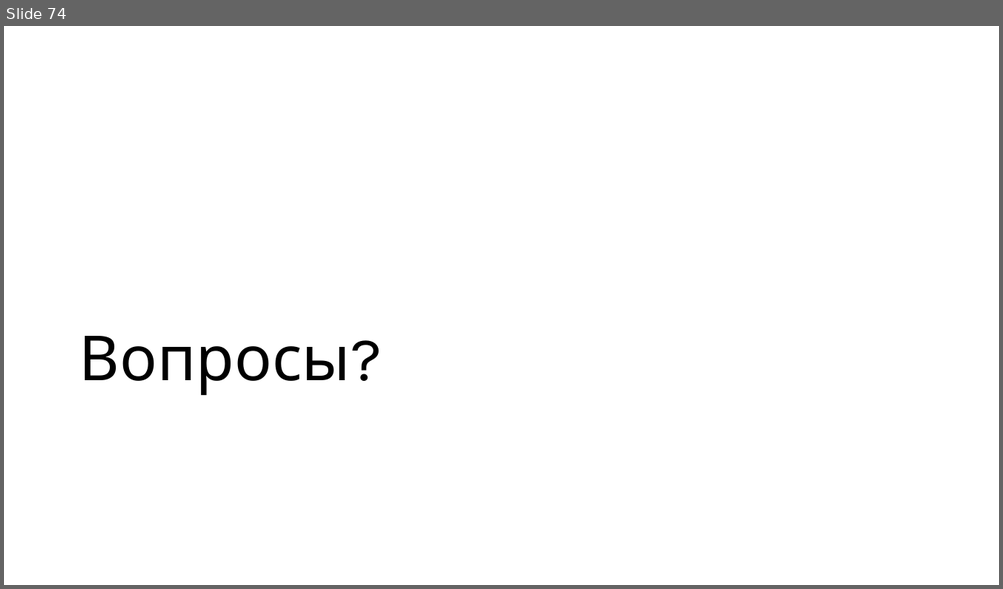
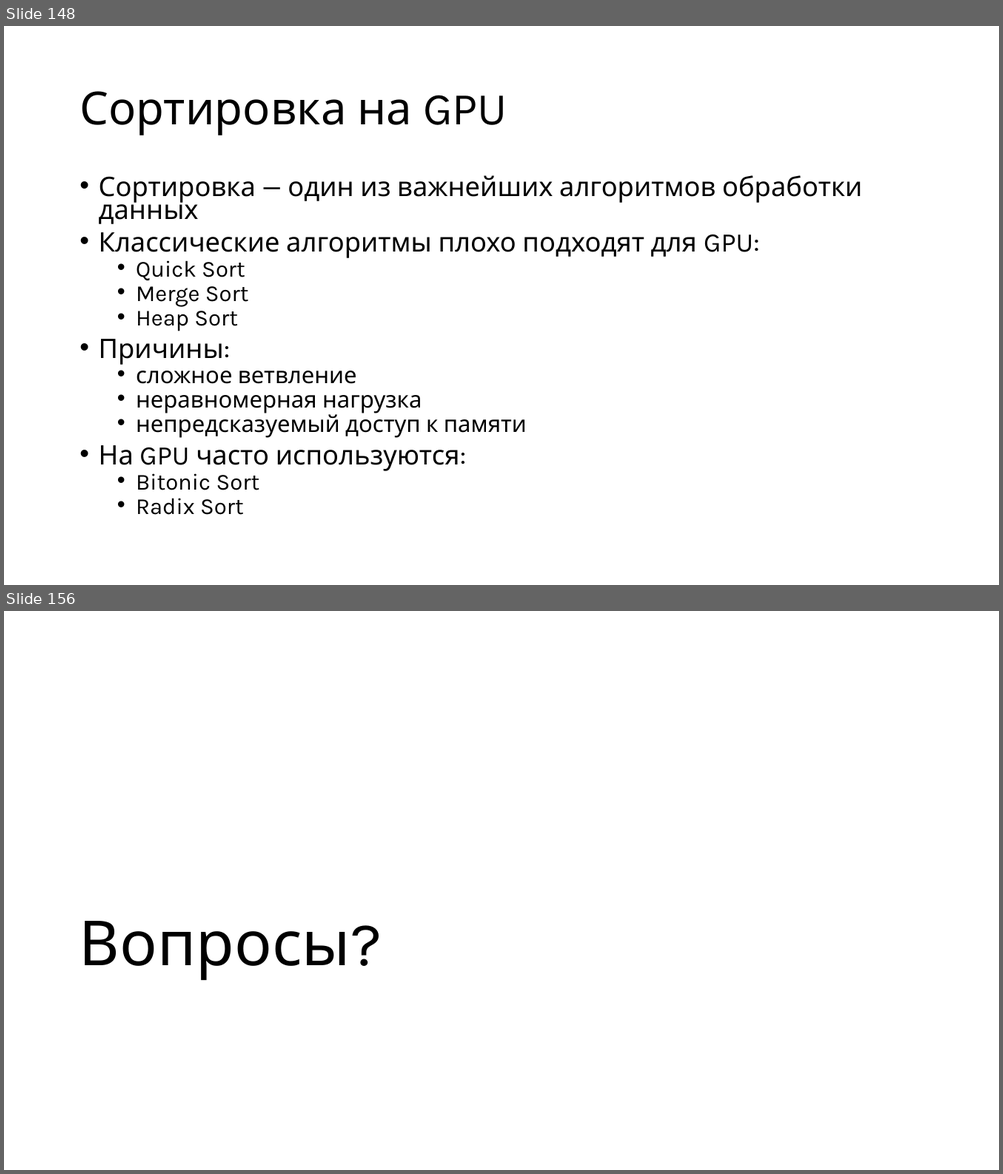
Before and after one commit to alexey-malov/pc, a slide deck: lectures/13/Open CL.pptx. Shown one above the other, each under a label of ours: slide 74 before the commit, slides 148 and 156 after it; the slides between them are not shown. The pictures are 1003x589 and 1003x1174 pixels, drawn with LibreOffice and Linux fonts; fonts in the diff are those of the drawing. Boxes give left, top, right and bottom in pixels: in the first picture for what was removed or moved away, otherwise in the second. Text is boxed around its words. In the diff, an @@ line names an element or a change of style, - is before the commit and + after.

```diff
--- a/lectures/13/Open CL.pptx
+++ b/lectures/13/Open CL.pptx
@@ slide 148 added at (x1=4, y1=26, x2=999, y2=585), background #FFFFFF @@
@@ title added at (x1=79, y1=91, x2=507, y2=136), 44 pt, text #000000 @@
+Сортировка на GPU
@@ text added at (x1=99, y1=175, x2=862, y2=515), 25.9 pt, text #000000 @@
+• Сортировка — один из важнейших алгоритмов обработки данных
+• Классические алгоритмы плохо подходят для GPU:
+  • Quick Sort
+  • Merge Sort
+  • Heap Sort
+• Причины:
+  • сложное ветвление
+  • неравномерная нагрузка
+  • непредсказуемый доступ к памяти
+• На GPU часто используются:
+  • Bitonic Sort
+  • Radix Sort
@@ what was slide 74 is now slide 156 @@
```
Also in this commit, not shown: 81 other slides added.
